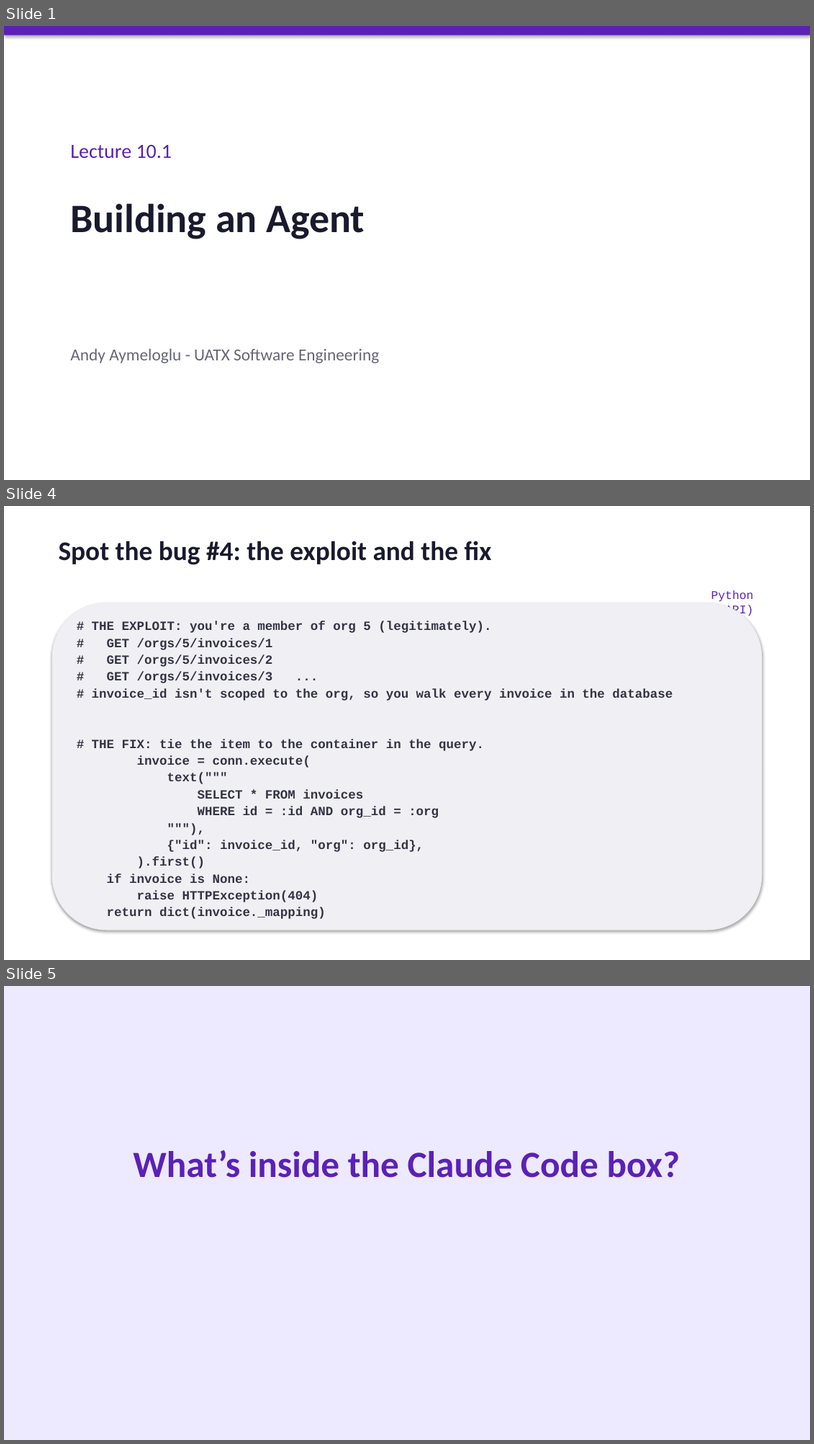
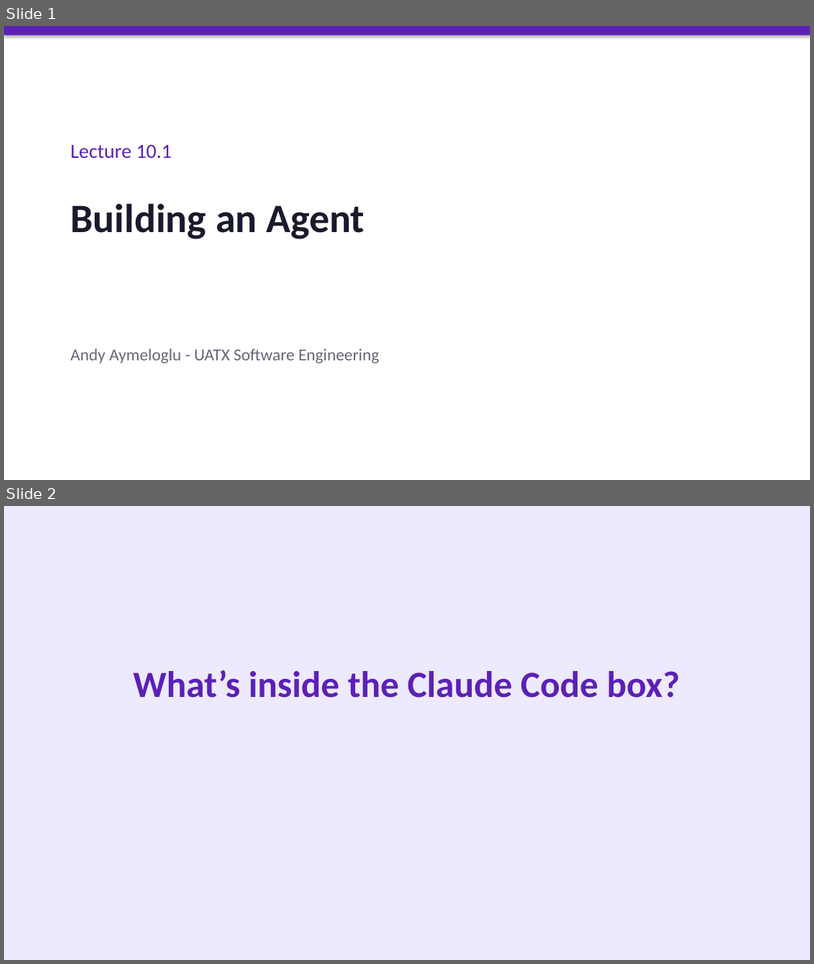
Before and after one commit to aaymeloglu/software-engineering, a slide deck: lectures/Lecture 10.1 - Agents.pptx. Shown one above the other, each under a label of ours: slides 1, 4 and 5 before the commit, slides 1 and 2 after it; the slides between them are not shown. The pictures are 814x1444 and 814x964 pixels, drawn with LibreOffice and Linux fonts; fonts in the diff are those of the drawing. Boxes give left, top, right and bottom in pixels: in the first picture for what was removed or moved away, otherwise in the second. Text is boxed around its words. In the diff, an @@ line names an element or a change of style, - is before the commit and + after.

```diff
--- a/lectures/Lecture 10.1 - Agents.pptx
+++ b/lectures/Lecture 10.1 - Agents.pptx
@@ slide 4 removed at [4, 506, 810, 960], background #FFFFFF @@
@@ text removed at [59, 541, 492, 565] @@
-Spot the bug #4: the exploit and the fix
@@ text removed at [690, 590, 754, 616] @@
-Python (FastAPI)
@@ rounded rectangle removed at [52, 602, 762, 929] @@
@@ text removed at [92, 621, 673, 919] @@
-# THE EXPLOIT: you're a member of org 5 (legitimately).
-# GET /orgs/5/invoices/1
-# GET /orgs/5/invoices/2
-# GET /orgs/5/invoices/3 ...
-# invoice_id isn't scoped to the org, so you walk every invoice in the database
-# THE FIX: tie the item to the container in the query.
-invoice = conn.execute(
-text("""
-SELECT * FROM invoices
-WHERE id = :id AND org_id = :org
-"""),
-{"id": invoice_id, "org": org_id},
-).first()
-if invoice is None:
-raise HTTPException(404)
-return dict(invoice._mapping)
@@ what was slide 5 is now slide 2 @@
```
Also in this commit, not shown: 2 other slides removed, 19 other files.
